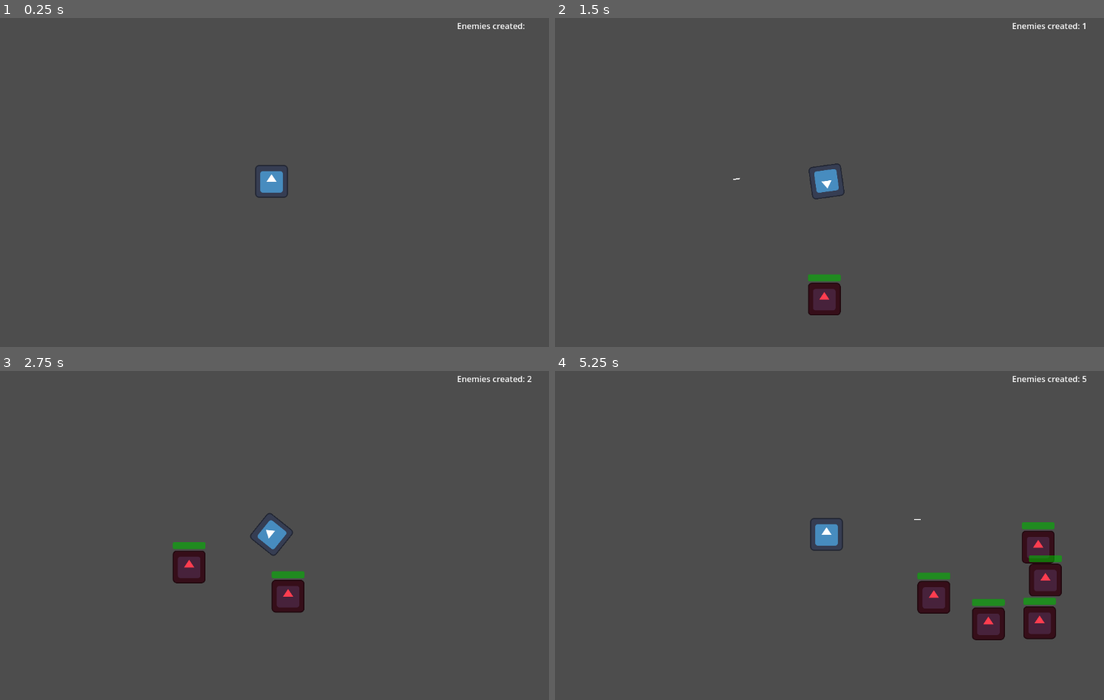
Above: before the commit, frames 1-4 (two rows, left to right).
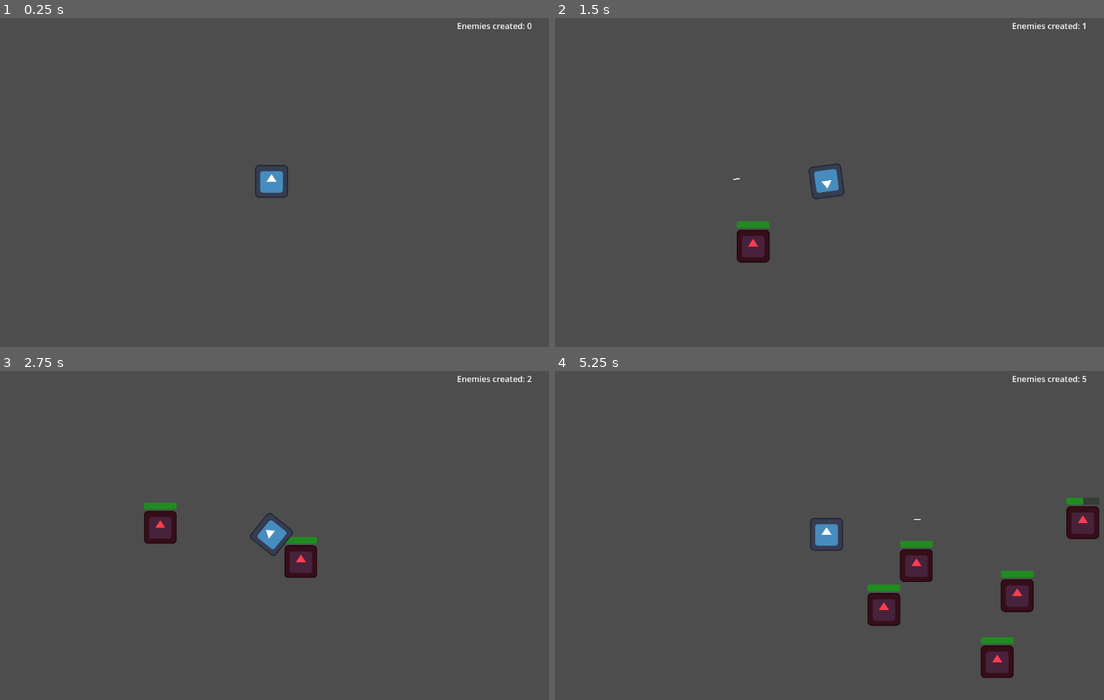
Above: after the commit, the same moments.

Repository: zyroot0x/game-prototype-1
Game: Godot game, scene res://scenes/main/main.tscn
Two runs of this game, one before a commit and one after it. Both use one fixed random seed, a clock stepped at 60 frames per second and the inputs below. The engine's default icon, where the game draws it, is replaced by a stand-in: a white triangle on a blue panel in a dark square.
Inputs (mouse positions are in pixels of both pictures, inside the frame that each line leads up to):
- Up to frame 1 (0.25 s): no input
- Up to frame 2 (1.5 s): tap Enter at 0.5 s; move the mouse to (955, 166) at 0.52 s; hold D (move_right) 0.53-1.28 s; click (955, 166) at 0.6 s; move the mouse to (708, 198) at 1.27 s; hold S (move_down) from 1.28 s (still down); click (708, 198) at 1.35 s
- Up to frame 3 (2.75 s): move the mouse to (329, 463) at 2.02 s; release S (move_down) at 2.03 s; hold D (move_right) from 2.03 s (still down); click (329, 463) at 2.1 s
- Up to frame 4 (5.25 s): move the mouse to (796, 601) at 2.77 s; release D (move_right) at 2.78 s; hold W (move_up) 2.78-3.53 s; click (796, 601) at 2.85 s; move the mouse to (1005, 584) at 3.52 s; hold A (move_left) 3.53-5.03 s; click (1005, 584) at 3.6 s; move the mouse to (648, 486) at 4.27 s; click (648, 486) at 4.35 s; move the mouse to (856, 535) at 5.02 s; hold S (move_down) from 5.03 s (still down); click (856, 535) at 5.1 s

The runs differ from the first frame. In frame 1, less than 0.1% of the frame differs, in the area x 95-97%, y 1-4%; in frame 2, 1.4%; in frame 3, 2.8%; in frame 4, 6.7%, in the area x 56-100%, y 38-94%.

Commit message:
refactoração: criado EnemyManager e move lógica de spawn para singleton

Diff:
--- a/main.gd
+++ /dev/null
@@ -1,36 +0,0 @@
-extends Node2D
-
-signal enemy_created
-
-var enemy_scene: PackedScene = preload("res://scenes/enemy/enemy.tscn")
-var bullet_scene: PackedScene = preload("res://scenes/bullet/bullet.tscn")
-var enemies: int = 0
-
-
-func _ready() -> void:
-	$EnemiesCreation.start()
-
-# criação de inimigos
-func _on_timer_timeout() -> void:
-	var enemy = enemy_scene.instantiate()
-	var viewport_rect = get_viewport_rect()
-
-	# gera coordenadas aleatórias dentro do viewport
-	var x = randf_range(0, viewport_rect.size.x)
-	var y = randf_range(0, viewport_rect.size.y)
-
-	# cria os inimigos
-	enemy.position = Vector2(x, y)
-	$EnemyContainer.add_child(enemy)
-	enemies += 1
-	enemy_created.emit()
-
-func _on_enemy_created() -> void:
-	$Ui/EnemyCounter/MarginContainer/Label.text = "Enemies created: " + str(enemies)
-
-# disparos
-func _on_player_shoot(pos: Variant, dir: Variant) -> void:
-	var bullet = bullet_scene.instantiate()
-	bullet.direction = dir
-	bullet.position = pos
-	$Projectiles.add_child(bullet)
--- a/project.godot
+++ b/project.godot
@@ -14,6 +14,12 @@
 run/main_scene="uid://f83um7r4mw67"
 config/features=PackedStringArray("4.4", "Mobile")
 config/icon="res://icon.svg"
+
+[autoload]
+
+EnemyManager="*res://scenes/globals/EnemyManager/enemy_manager.gd"
+ProjectileManager="*res://scenes/globals/ProjectileManager/projectile_manager.gd"
+UI="*res://scenes/globals/UI/ui.tscn"
 
 [input]
 
--- /dev/null
+++ b/scenes/globals/EnemyManager/enemy_manager.gd
@@ -0,0 +1,16 @@
+extends Node2D
+
+var enemy_scene: PackedScene = preload("res://scenes/enemy/enemy.tscn")
+
+func spawn_enemy(container: Node2D, on_spawn_signal: Signal):
+	var enemy = enemy_scene.instantiate()
+	var viewport_rect = get_viewport_rect()
+
+	# gera coordenadas aleatórias dentro do viewport
+	var view_port_x = randf_range(0, viewport_rect.size.x)
+	var view_port_y = randf_range(0, viewport_rect.size.y)
+
+	# cria os inimigos
+	enemy.position = Vector2(view_port_x, view_port_y)
+	container.add_child(enemy)
+	on_spawn_signal.emit()
--- /dev/null
+++ b/scenes/globals/ProjectileManager/projectile_manager.gd
@@ -0,0 +1,9 @@
+extends Node
+
+var bullet_scene: PackedScene = preload("res://scenes/bullet/bullet.tscn")
+
+func spawn_bullet(container: Node2D, position: Vector2, direction: Vector2):
+	var bullet = bullet_scene.instantiate()
+	bullet.position = position
+	bullet.direction = direction
+	container.add_child(bullet)
--- a/scenes/ui/ui.tscn
+++ b/scenes/globals/UI/ui.tscn
@@ -1,6 +1,9 @@
-[gd_scene format=3 uid="uid://bbwi0fyunxp0w"]
+[gd_scene load_steps=2 format=3 uid="uid://bbwi0fyunxp0w"]
+
+[ext_resource type="Script" uid="uid://c4yld68whsq3" path="res://scenes/globals/UI/ui_manager.gd" id="1_u7n8c"]
 
 [node name="Ui" type="CanvasLayer"]
+script = ExtResource("1_u7n8c")
 
 [node name="EnemyCounter" type="Control" parent="."]
 layout_mode = 3
@@ -21,5 +24,5 @@
 
 [node name="Label" type="Label" parent="EnemyCounter/MarginContainer"]
 layout_mode = 2
-text = "Enemies created:"
+text = "Enemies created: 0"
 vertical_alignment = 1
--- /dev/null
+++ b/scenes/globals/UI/ui_manager.gd
@@ -0,0 +1,9 @@
+extends CanvasLayer
+
+@onready var enemy_label: Label = $EnemyCounter/MarginContainer/Label
+var enemies: int = 0
+
+func update_enemy_counter(count: int):
+	var initial_label_text: String = "Enemies created: "
+	enemy_label.text = initial_label_text + str(enemies + count)
+	enemies = int(enemy_label.text)
--- /dev/null
+++ b/scenes/main/main.gd
@@ -0,0 +1,22 @@
+extends Node2D
+
+signal enemy_created
+
+func _ready() -> void:
+	# no futuro, esse timer deve sair do main:
+	# 1- main.gd deve apenas gerenciar esse tempo
+	# 2- o timer deve ser acessado por EnemyManager
+	$EnemiesCreation.start()
+
+# criação de inimigos
+func _on_timer_timeout() -> void:
+	# no futuro, EnemyManager deve saber onde "EnemyContainer" está
+	EnemyManager.spawn_enemy($EnemyContainer, enemy_created)
+
+func _on_enemy_created() -> void:
+	# no futuro, a contagem de inimigos deve acontecer no próprio UiManager
+	UI.update_enemy_counter(1)
+
+# disparos
+func _on_player_shoot(bullet_position: Variant, bullet_direction: Variant) -> void:
+	ProjectileManager.spawn_bullet($Projectiles, bullet_position, bullet_direction)
--- a/scenes/main/main.tscn
+++ b/scenes/main/main.tscn
@@ -1,8 +1,7 @@
-[gd_scene load_steps=4 format=3 uid="uid://f83um7r4mw67"]
+[gd_scene load_steps=3 format=3 uid="uid://f83um7r4mw67"]
 
-[ext_resource type="Script" uid="uid://jc06herhel73" path="res://main.gd" id="1_iuonh"]
+[ext_resource type="Script" uid="uid://jc06herhel73" path="res://scenes/main/main.gd" id="1_iuonh"]
 [ext_resource type="PackedScene" uid="uid://bxn0ktvlcc62h" path="res://scenes/player/player.tscn" id="2_k2fmo"]
-[ext_resource type="PackedScene" uid="uid://bbwi0fyunxp0w" path="res://scenes/ui/ui.tscn" id="3_k2fmo"]
 
 [node name="Main" type="Node2D"]
 script = ExtResource("1_iuonh")
@@ -18,8 +17,6 @@
 
 [node name="EnemiesCreation" type="Timer" parent="."]
 
-[node name="Ui" parent="." instance=ExtResource("3_k2fmo")]
-
 [connection signal="enemy_created" from="." to="." method="_on_enemy_created"]
 [connection signal="shoot" from="Player" to="." method="_on_player_shoot"]
 [connection signal="timeout" from="EnemiesCreation" to="." method="_on_timer_timeout"]
--- a/scenes/player/player.gd
+++ b/scenes/player/player.gd
@@ -16,11 +16,11 @@
 		$Timer.wait_time = cooldown
 		$Timer.start()
 		can_shoot = false
-		var pos = $BulletSpawn.global_position
-		var dir = (get_global_mouse_position() - global_position).normalized()
-		shoot.emit(pos, dir)
+		var bullet_position = $BulletSpawn.global_position
+		var bullet_direction = (get_global_mouse_position() - global_position).normalized()
+		shoot.emit(bullet_position, bullet_direction)
 
-func _physics_process(delta: float) -> void:
+func _physics_process(_delta: float) -> void:
 	# movimentos do player
 	var direction = Input.get_vector("move_left", "move_right", "move_up", "move_down")
 	velocity = direction * speed
Not shown, added: scenes/globals/EnemyManager/enemy_manager.gd.uid
Not shown, added: scenes/globals/ProjectileManager/projectile_manager.gd.uid
Not shown, added: scenes/globals/UI/ui_manager.gd.uid
Renamed: main.gd.uid -> scenes/main/main.gd.uid
